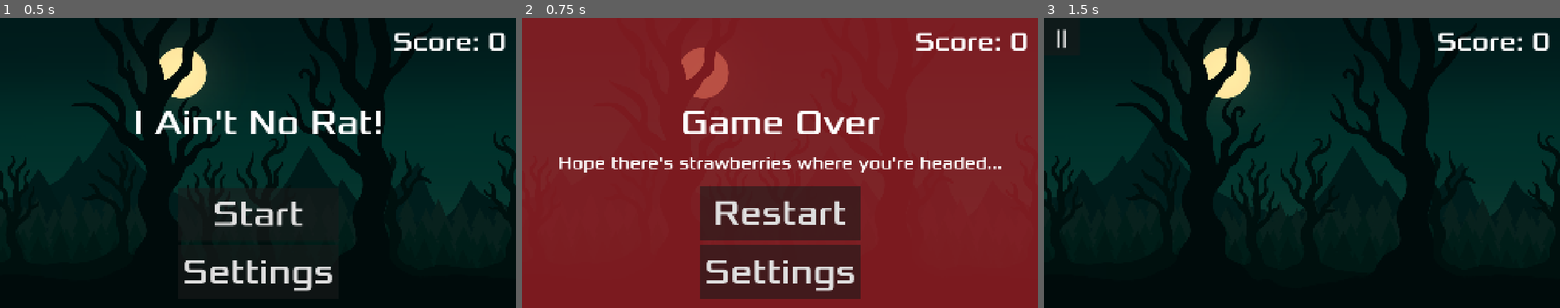
Above: before the commit, frames 1-3 (left to right).
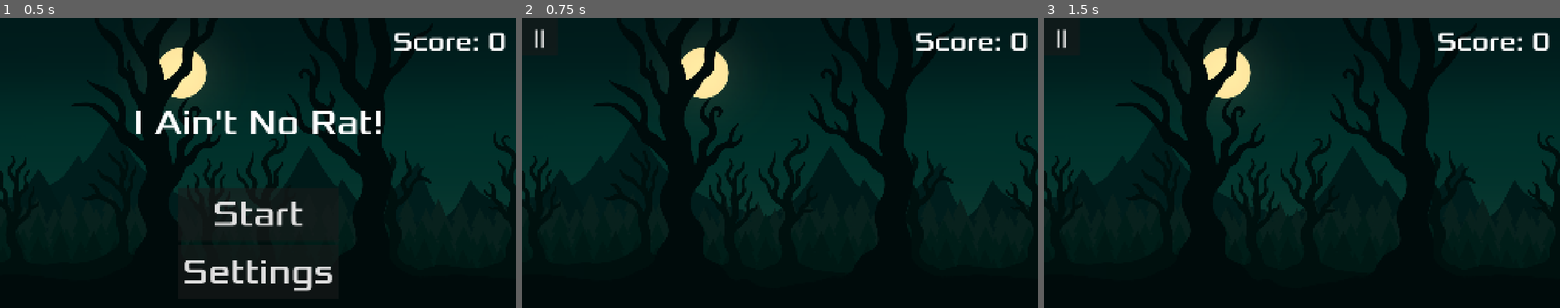
Above: after the commit, the same moments.

Repository: Vladimir-Herdman/software-dev-project-1
Game: Godot game, scene res://Scenes/main_scene.tscn
The game is run twice, just before and just after one commit, with the same random seed, the same clock (stepped at 60 frames per second) and the same inputs.
Inputs (mouse positions are in pixels of both pictures, inside the frame that each line leads up to):
- Up to frame 1 (0.5 s): no input
- Up to frame 2 (0.75 s): click "Start" at 0.5 s
- Up to frame 3 (1.5 s): click (1302, 212) at 1.25 s, where only the run before the commit has a clickable "Restart"

Frame 1 is identical in both runs. In frame 2, 100% of the frame differs, in the area x 0-100%, y 0-100%; in frame 3, nothing differs.

Commit message:
Disconnected start from death screen testing

Diff:
--- a/Scripts/hud.gd
+++ b/Scripts/hud.gd
@@ -71,7 +71,7 @@
 	#TODO: insert start functionality, just testing right now
 	$PauseButton.show()
 	get_tree().call_group("hud_start", "hide")
-	show_game_over()
+	#show_game_over()
 	start_pressed.emit()
 
 func _on_pause_button_pressed() -> void:
